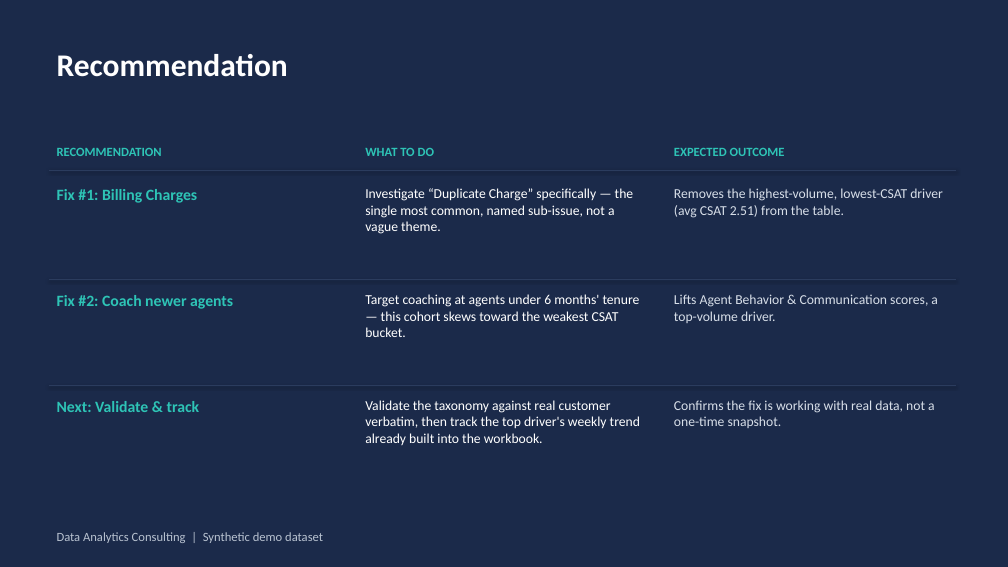
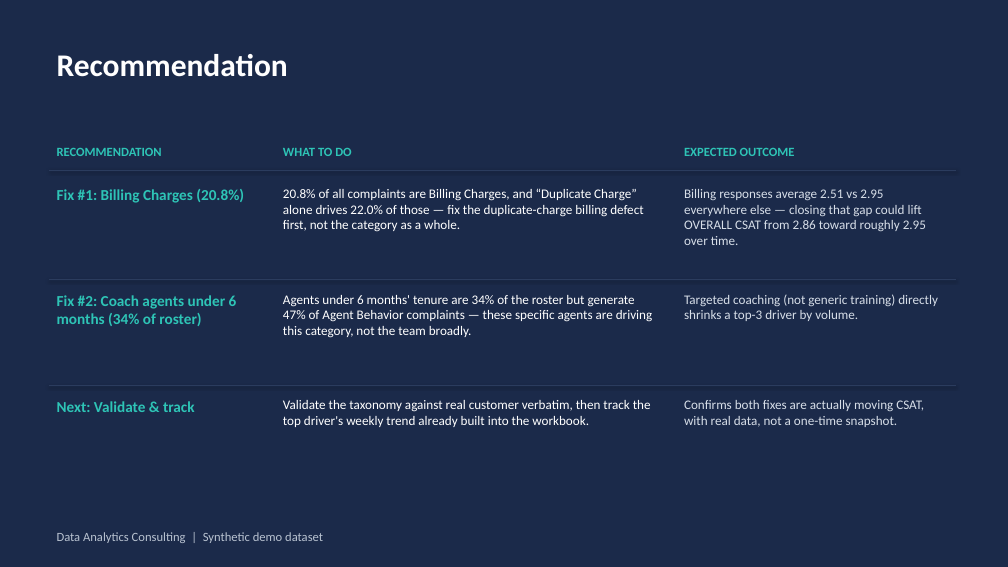
Before and after one commit to rameshpennam/ds-use-cases, a slide deck: slide 6 of usecase1_csat_nlp_rootcause/final_output/usecase1_csat_summary.pptx. Drawn at 1008x567 pixels with LibreOffice and Linux fonts; fonts in the diff are those of the drawing. Boxes give left, top, right and bottom in pixels: in the first picture for what was removed or moved away, otherwise in the second. Text is boxed around its words. In the diff, an @@ line names an element or a change of style, - is before the commit and + after.

```diff
--- a/usecase1_csat_nlp_rootcause/final_output/usecase1_csat_summary.pptx
+++ b/usecase1_csat_nlp_rootcause/final_output/usecase1_csat_summary.pptx
@@ text "WHAT TO DO": place and size @@
-text "WHAT TO DO" at box(365, 148, 434, 156)
+text "WHAT TO DO" at box(283, 148, 351, 156)
@@ text "EXPECTED OUTCOME": place and size @@
-text "EXPECTED OUTCOME" at box(674, 148, 785, 156)
+text "EXPECTED OUTCOME" at box(684, 148, 795, 156)
@@ text at box(57, 189, 244, 203): text changed; size 15 to 14.5 pt @@
-Fix #1: Billing Charges
+Fix #1: Billing Charges (20.8%)
@@ text at box(283, 188, 643, 232): text changed; size 13 to 12.5 pt @@
-Investigate “Duplicate Charge” specifically — the single most common, named sub-issue, not a vague theme.
+20.8% of all complaints are Billing Charges, and “Duplicate Charge” alone drives 22.0% of those — fix the duplicate-charge billing defect first, not the category as a whole.
@@ text at box(684, 189, 926, 245): text changed; size 13 to 12.5 pt @@
-Removes the highest-volume, lowest-CSAT driver (avg CSAT 2.51) from the table.
+Billing responses average 2.51 vs 2.95 everywhere else — closing that gap could lift OVERALL CSAT from 2.86 toward roughly 2.95 over time.
@@ text at box(57, 295, 237, 326): text changed; size 15 to 14.5 pt @@
-Fix #2: Coach newer agents
+Fix #2: Coach agents under 6 months (34% of roster)
@@ text at box(283, 295, 652, 338): text changed; size 13 to 12.5 pt @@
-Target coaching at agents under 6 months' tenure — this cohort skews toward the weakest CSAT bucket.
+Agents under 6 months' tenure are 34% of the roster but generate 47% of Agent Behavior complaints — these specific agents are driving this category, not the team broadly.
@@ text at box(684, 294, 938, 321): text changed; size 13 to 12.5 pt @@
-Lifts Agent Behavior & Communication scores, a top-volume driver.
+Targeted coaching (not generic training) directly shrinks a top-3 driver by volume.
@@ text "Next: Validate & track" at box(57, 401, 195, 412): size 15 to 14.5 pt @@
@@ text "Validate the taxonomy against real ...": place and size @@
-text "Validate the taxonomy against real ..." at box(365, 400, 640, 445)
+text "Validate the taxonomy against real ..." at box(283, 400, 651, 427)
@@ text "Validate the taxonomy against real ..." at box(283, 400, 651, 427): size 13 to 12.5 pt @@
@@ text at box(684, 400, 924, 427): text changed; size 13 to 12.5 pt @@
-Confirms the fix is working with real data, not a one-time snapshot.
+Confirms both fixes are actually moving CSAT, with real data, not a one-time snapshot.
```
Also in this commit, not shown: 2 other slides changed, 3 other files.
